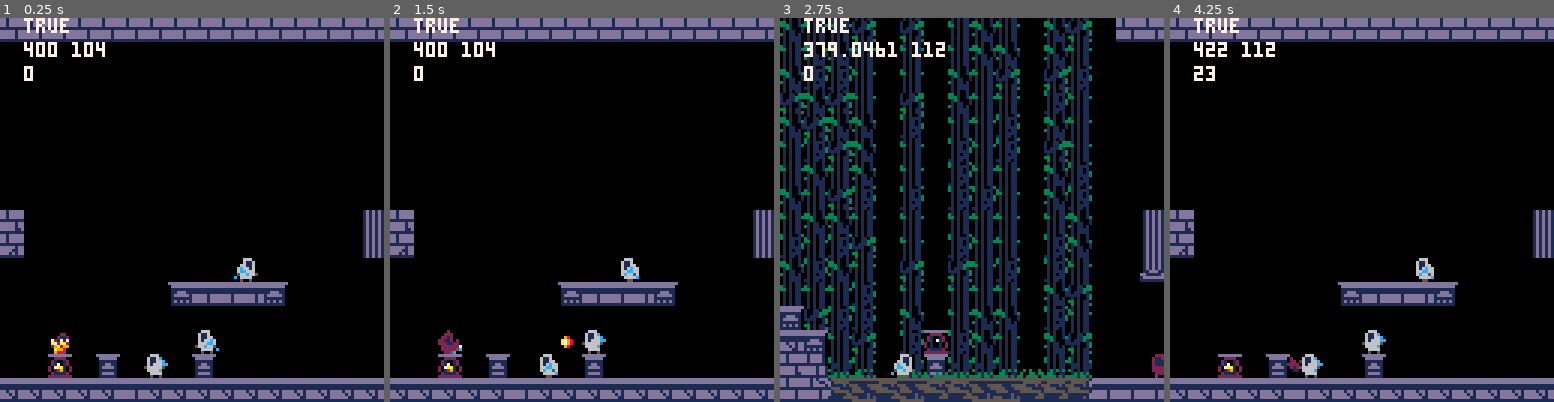
Above: before the commit, frames 1-4 (left to right).
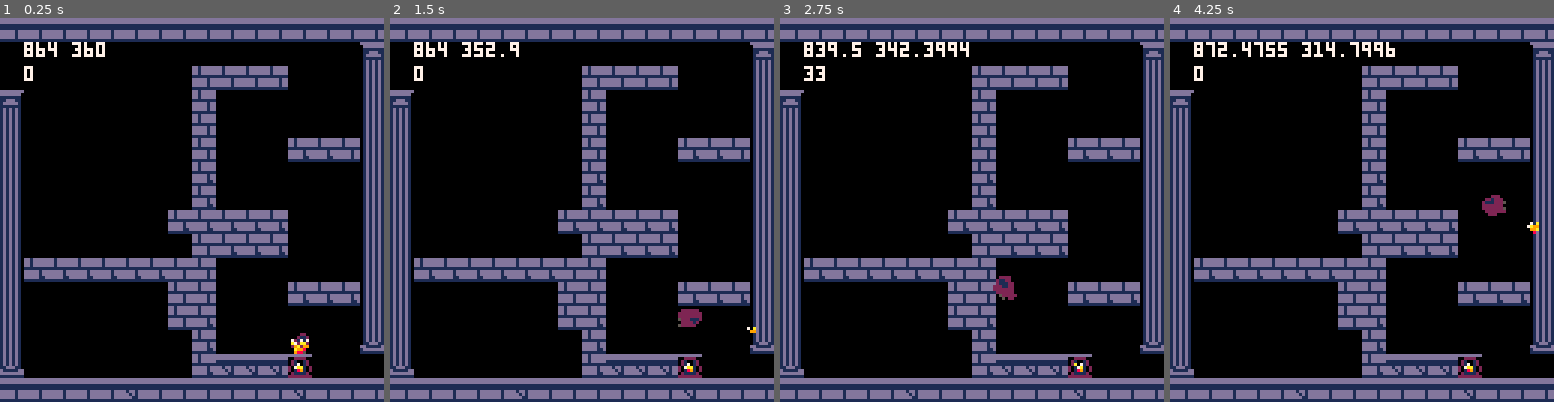
Above: after the commit, the same moments.

Repository: NunoDasNeves/pathofagni-pico8
Game: PICO-8 cartridge jumper.p8
The game is run twice, just before and just after one commit, with the same random seed, the same clock (stepped at 60 frames per second) and the same inputs.
Inputs:
- Up to frame 1 (0.25 s): no input
- Up to frame 2 (1.5 s): tap O (Z key) at 0.33, 0.7, 1.43 s; tap X (X key) at 1.07 s
- Up to frame 3 (2.75 s): hold Left 1.97-2.37 s; tap X (X key) at 2.07, 2.4, 2.73 s; tap O (Z key) at 2.22 s; hold Down from 2.42 s (still down)
- Up to frame 4 (4.25 s): release Down at 2.82 s; hold Right 2.87-3.53 s; tap X (X key) every 0.33 s from 3.07 to 4.07 s; tap O (Z key) at 3.1, 3.98 s; hold Up 3.58-4.08 s; hold Right from 4.13 s (still down)

The runs differ from the first frame. In frame 1, 27% of the frame differs, in the area x 0-100%, y 0-100%; in frame 2, 28%; in frame 3, 53%; in frame 4, 28%.

Commit message:
rework player movement and collision - use diamond. pretty good

Diff:
--- a/jumper.p8
+++ b/jumper.p8
@@ -26,7 +26,7 @@
 -- for now
 -- room index+1 -> lit
 lantern = {}
-curr_lantern = 4
+curr_lantern = room.max_i + 1 - 1
 
 function get_curr_lantern()
  return lantern[curr_lantern]
@@ -55,12 +55,6 @@
  end
  -- initial spawn
  lantern[curr_lantern].lit = true
-end
-
-function collmap(x,y,f)
- local val = mget(x\8,y\8)
-
- return (fget(val,f))
 end
 
 function restore_room()
@@ -620,13 +614,21 @@
 	hy = 2,
 	hw = 3.99,
 	hh = 3.99,
+	-- new collision
+	-- points relative to player pos
+	ecbl = {x=0.5,y=4},
+	ecbr = {x=7,y=4},
+	-- 3.5 cos...reasons
+	ecbt = {x=3.5,y=0},
+	ecbb = {x=3.5,y=8},
 	-- physics
-	ax = 1, -- accel
-	max_vx = 2,
+	gax = 1, -- ground accel
+	aax = 0.3, -- air accel
+	max_vx = 1.4,
 	min_vx = 0.01, -- stop threshold
-	g = 0.5, -- gravity
-	max_vy = 5,
-	j_vy = -6, -- jump accel
+	g = 0.3, -- gravity
+	max_vy = 4,
+	j_vy = -4, -- jump accel
 }
 
 function spawn_p(x,y)
@@ -681,13 +683,25 @@
  end
  if (btn(⬅️) and not p.rght) then
  	-- accel left
- 	p.vx -= p.ax
+ 	if (p.air) then
+ 	 p.vx -= p.aax
+ 	else
+ 	 p.vx -= p.gax
+ 	end
  elseif (btn(➡️) and p.rght) then
  	-- accel right
- 	p.vx += p.ax
+ 	if (p.air) then
+ 	 p.vx += p.aax
+ 	else
+ 	 p.vx += p.gax
+ 	end
  end
  if (not btn(⬅️) and not btn(➡️)) then
-  p.vx -= p.vx/3
+  if (p.air) then
+	  p.vx *= 0.95
+  else
+	  p.vx *= 0.6
+	 end
  end
  p.vx = clamp(p.vx, -p.max_vx, p.max_vx)
  if (abs(p.vx) < p.min_vx) then
@@ -696,7 +710,7 @@
 
  local newx = p.x + p.vx
 
- local pushedx = coll_walls(p, newx)
+ local pushedx = coll_x(p)-- coll_walls(p, newx)
  if (pushedx != newx) then
   p.vx = 0
  end
@@ -716,13 +730,16 @@
  local ftxl = newx + p.ftx
  local ftxr = ftxl + p.ftw
 
+ local ecbt = {x=newx+p.ecbt.x,y=newy+p.ecbt.y}
+ local ecbb = {x=newx+p.ecbb.x,y=newy+p.ecbb.y}
+ local ecbbold = {x=p.x+p.ecbb.x,y=p.y+p.ecbb.y}
+
  if (p.vy > 0) then
-  if ((collmap(ftxl,fty,0) or
-			   collmap(ftxr,fty,0))
-      and
+  if ((collmapv(ecbb,0))) then
+      --and
       -- need both checks!
-      (not p.air or
-      rounddown(p.y,8) < rounddown(newy,8))) then
+      --(not p.air or
+      --rounddown(ecbbold.y,8) < rounddown(ecbb.y,8))) then
 			newy = rounddown(newy, 8)
 	  p.vy = 0
 	  p.air = false
@@ -745,9 +762,14 @@
 	-- p.vy < 0
  else
   -- ceiling
- 	if (p.air and (collmap(ftxl,newy,2) or
- 	    collmap(ftxr,newy,2))) then
- 	 p.vy = -p.vy/3
+ 	if (p.air and (collmapv(ecbt,2))) then
+ 	 if (not oldair) then
+ 	  p.air = false
+ 	  p.vy = 0
+ 	 else
+ 	 	p.vy = -p.vy/3
+ 	 end
+ 	 newy = p.y + p.vy
  	end
  end
 
@@ -1082,6 +1104,59 @@
  return false
 end
 
+-->8
+-- new collision
+
+function collmap(x,y,f)
+ local val = mget(x\8,y\8)
+ return (fget(val,f))
+end
+
+function collmapv(v,f)
+	return collmap(v.x,v.y,f)
+end
+
+function coll_x(t)
+	-- apply vx,vy, return new x
+	local pos = {x=t.x,y=t.y}
+	local vel = {x=t.vx,y=t.vy}
+	local newpos = vadd(pos,vel)
+	local ecbl = vadd(newpos,t.ecbl)
+	local ecbr = vadd(newpos,t.ecbr)
+	local newx = newpos.x
+	if (vel.x < 0) then
+		if (collmapv(ecbl,2)) then
+			newx = roundup(ecbl.x, 8) - t.ecbl.x
+		end
+	elseif (vel.x > 0) then
+		if (collmapv(ecbr,2)) then
+			newx = rounddown(ecbr.x, 8) - t.ecbr.x
+		end
+	else
+		if (collmapv(ecbl,2)) then
+			newx = roundup(ecbl.x, 8) - t.ecbl.x
+		elseif (collmapv(ecbr,2)) then
+			newx = rounddown(ecbr.x, 8) - t.ecbr.x
+		end
+	end
+	return newx
+end
+
+function coll_ceil(t)
+	-- apply vx,vy, return new y
+	local pos = {x=t.x,y=t.y}
+	local vel = {x=t.vx,y=t.vy}
+	local newpos = vadd(pos,vel)
+	local ecbt = vadd(newpos,t.ecbt)
+	local newy = newpos.y
+	if (collmapv(ecbt,3)) then
+		newy = roundup(ecbt.y, 8) - t.ecbt.y
+	end
+end
+
+function coll_floor(t)
+
+end
 __gfx__
 00000000dddddddddddddddddddddddddddddddd0000000000000000000000000000000000000000310100130101011000000000000000000000000000000000
 000000000dddddd00dddddddddddddddddddddd00000000000000000000000000000000000000000310111101001103300000000000000000000000000000000
--- a/util.lua
+++ b/util.lua
@@ -37,3 +37,7 @@
 function vlen(v)
     return sqrt(v.x*v.x + v.y*v.y)
 end
+
+function vadd(v0,v1)
+    return {x=v0.x+v1.x,y=v0.y+v1.y}
+end
